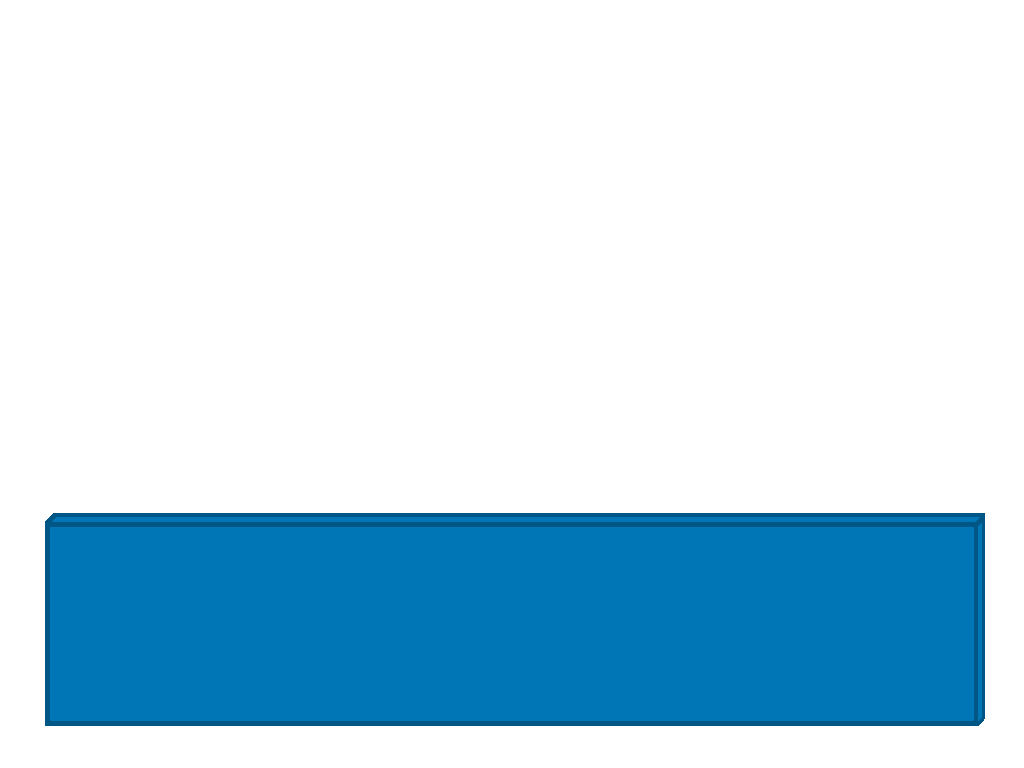
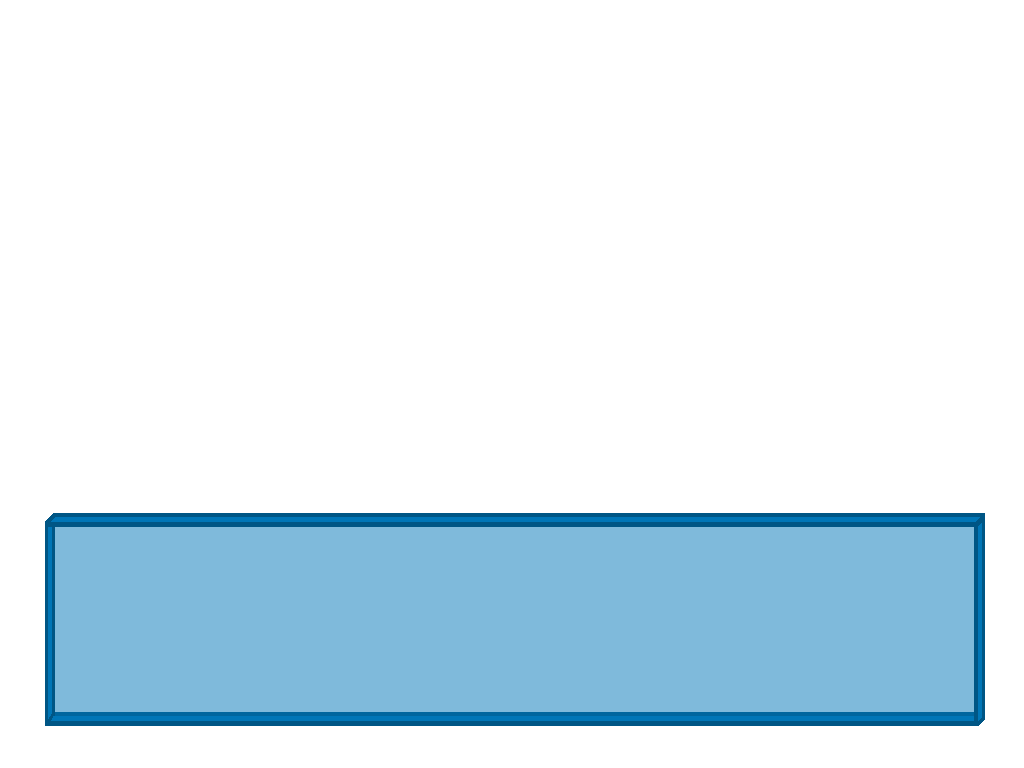
Revision of a layered 1024px x 768px image; what changed, layer by layer:
painted on "ui box" over [48, 517, 985, 721]
